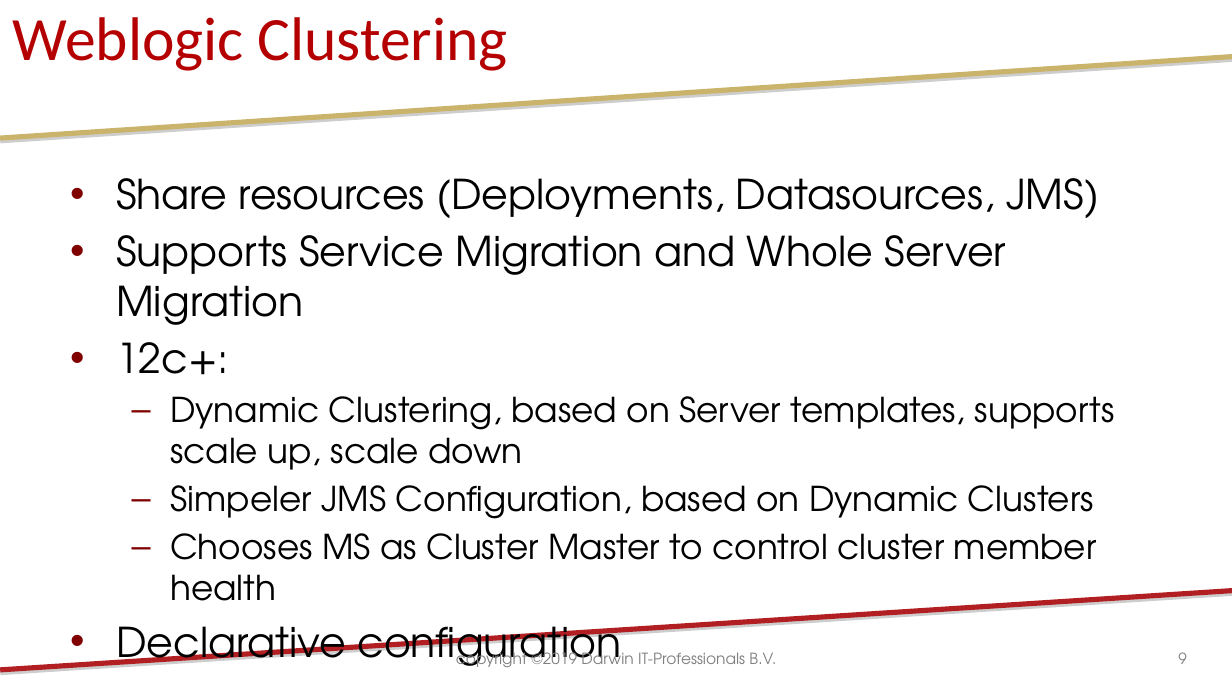
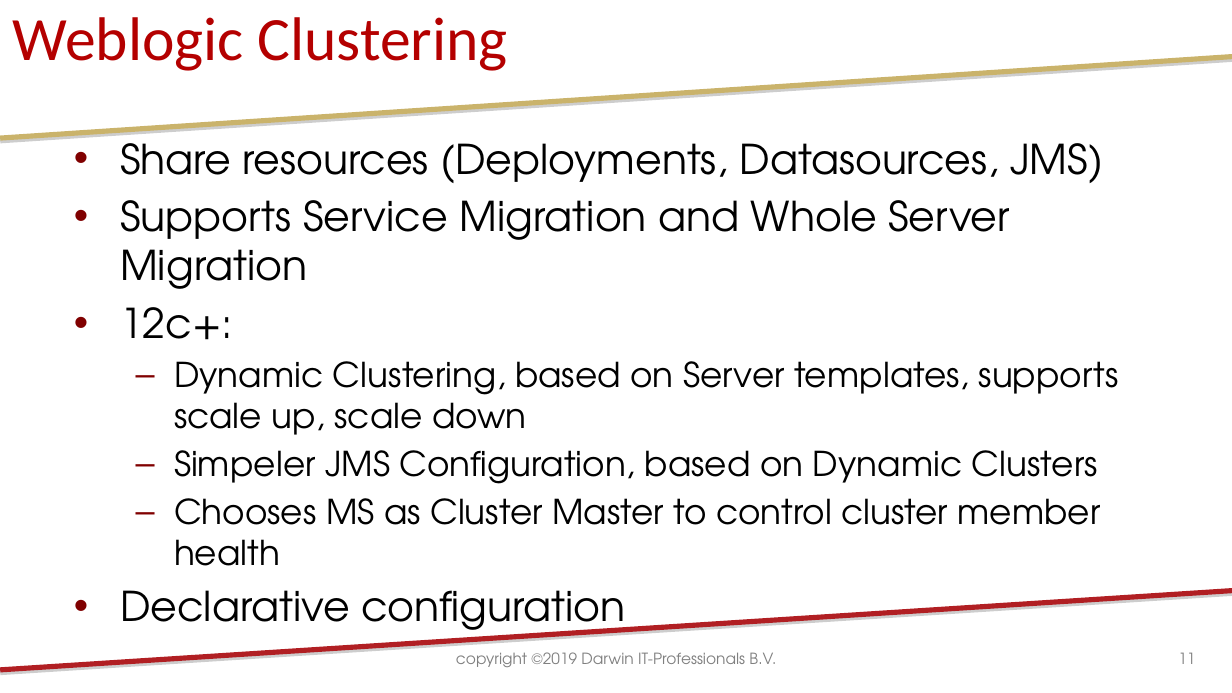
Before and after one commit to darwin-it/weblogic-operator-medrec-admin, a slide deck: slide 11 of doc/ppt/20191003-Kubernetes Managed Weblogic Revival.pptx (slide 9 before the commit). Drawn at 1232x693 pixels with LibreOffice and Linux fonts; fonts in the diff are those of the drawing; background and template pictures are left out. Boxes give left, top, right and bottom in pixels: in the first picture for what was removed or moved away, otherwise in the second. Text is boxed around its words. In the diff, an @@ line names an element or a change of style, - is before the commit and + after.

```diff
--- a/doc/ppt/20191003-Kubernetes Managed Weblogic Revival.pptx
+++ b/doc/ppt/20191003-Kubernetes Managed Weblogic Revival.pptx
@@ text "Share resources (Deployments, Datasources, JMS)" rewrapped from (116, 178, 1115, 601) to (120, 131, 1119, 566) @@
@@ page number at (1178, 652, 1195, 664): text changed @@
-9
+11
```
Also in this commit, not shown: 12 slides added.
